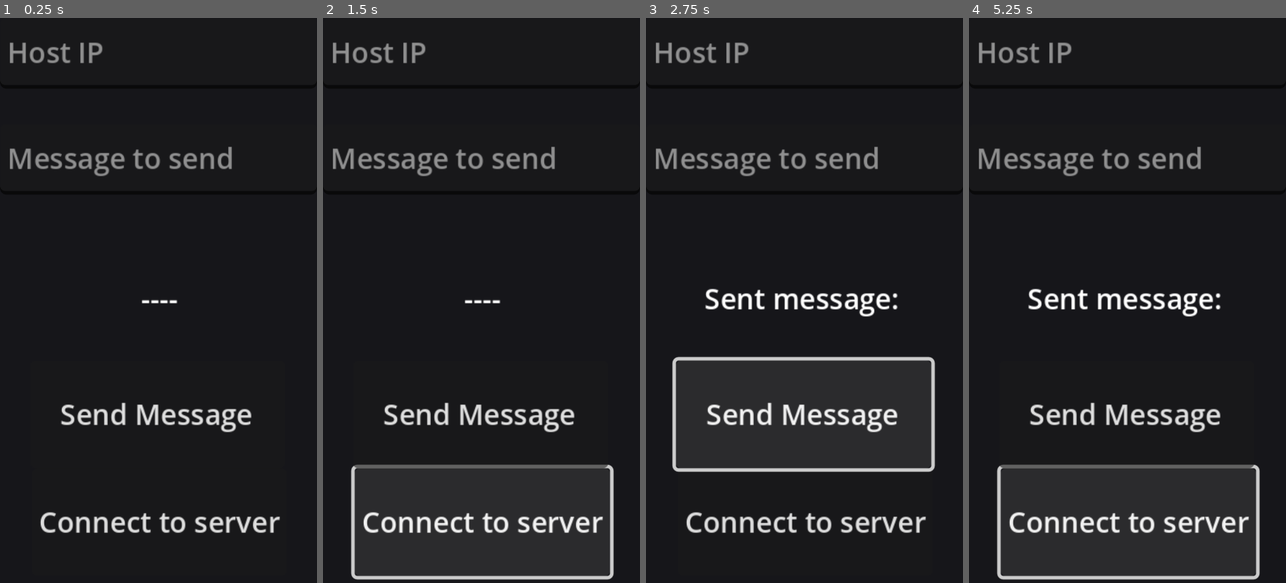
Above: before the commit, frames 1-4 (left to right).
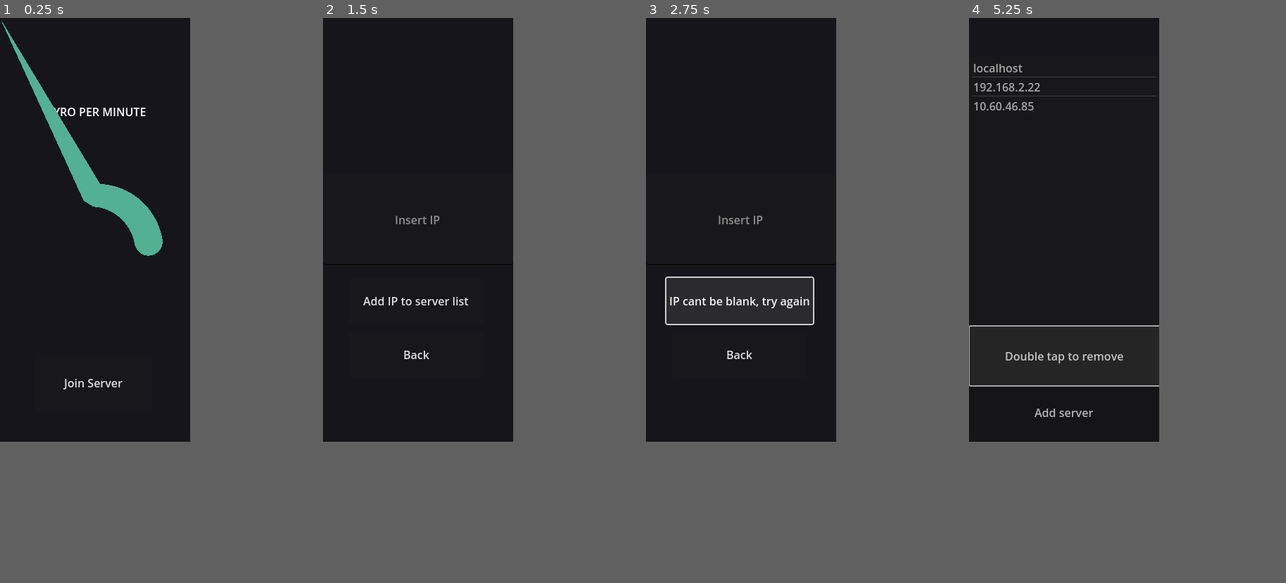
Above: after the commit, the same moments.

Repository: toomcis/GPM-AndroidClient
Game: Godot game, scene res://Scenes/MainMenu.tscn
Two runs of this game, one before a commit and one after it. Both use one fixed random seed, a clock stepped at 60 frames per second and the inputs below. Before the commit the project starts from res://control.tscn.
Inputs (mouse positions are in pixels of both pictures, inside the frame that each line leads up to):
- Up to frame 1 (0.25 s): no input
- Up to frame 2 (1.5 s): click (481, 520) at 0.5 s, where only the run before the commit has a clickable "Connect to server"; click (481, 543) at 1.25 s, where only the run after the commit has a clickable "Add server"
- Up to frame 3 (2.75 s): click (801, 396) at 2 s, where only the run after the commit has a clickable "Add IP to server list"
- Up to frame 4 (5.25 s): click (1124, 396) at 2.75 s, where only the run after the commit has a clickable "IP cant be blank, try again"; click (1127, 413) at 3.5 s, where only the run before the commit has a clickable "Send Message"; click (1124, 464) at 4.25 s, where only the run after the commit has a clickable "Back"; click (1127, 470) at 5 s, where only the run after the commit has a clickable "Remove server"
In our replay, the window is 450x800 before the commit and 270x600 after it. These sizes can differ from the game's own. Grey fills any space a smaller window leaves; there, only what the larger window draws over its background counts as a difference.

The runs differ from the first frame. In frame 1, 6.8% of the frame differs, in the area x 0-89%, y 0-92%; in frame 2, 6.5%; in frame 3, 7.6%; in frame 4, 8.3%, in the area x 0-92%, y 4-100%.

Commit message:
WARNING! Broken client, needs fixing! Cant send RPC commands but can shows peer connected!

Diff:
--- /dev/null
+++ b/Globals.gd
@@ -0,0 +1,8 @@
+extends Node
+
+var connected_IP = null
+var color = Color(1, 1, 1)
+
+func _ready():
+	color = Color(randf(), randf(), randf())
+	print("Global script initialized")
--- /dev/null
+++ b/Scenes/ControllingGUI/MainScreen.tscn
@@ -0,0 +1,31 @@
+[gd_scene load_steps=2 format=3 uid="uid://clfjxicasf5sk"]
+
+[ext_resource type="Script" uid="uid://cv2vy67bfbsh0" path="res://Scenes/ControllingGUI/main_screen.gd" id="1_kuxn5"]
+
+[node name="MainScreen" type="Control"]
+layout_mode = 3
+anchors_preset = 15
+anchor_right = 1.0
+anchor_bottom = 1.0
+grow_horizontal = 2
+grow_vertical = 2
+script = ExtResource("1_kuxn5")
+
+[node name="Label" type="Label" parent="."]
+layout_mode = 0
+offset_top = 84.0
+offset_right = 270.0
+offset_bottom = 167.0
+text = "-----"
+horizontal_alignment = 1
+vertical_alignment = 1
+
+[node name="Settings" type="Button" parent="."]
+layout_mode = 0
+offset_left = 92.0
+offset_top = 444.0
+offset_right = 170.0
+offset_bottom = 523.0
+text = "Settings"
+
+[connection signal="pressed" from="Settings" to="." method="_on_settings_pressed"]
--- /dev/null
+++ b/Scenes/ControllingGUI/Settings.tscn
@@ -0,0 +1,118 @@
+[gd_scene load_steps=7 format=3 uid="uid://jtjlhnor180p"]
+
+[ext_resource type="Script" uid="uid://bdtsb5dtr6h2x" path="res://Scenes/ControllingGUI/settings.gd" id="1_tkgct"]
+[ext_resource type="Script" uid="uid://cykehnss75gl" path="res://Scenes/ControllingGUI/trail.gd" id="2_la4sr"]
+
+[sub_resource type="SphereMesh" id="SphereMesh_tkgct"]
+
+[sub_resource type="Gradient" id="Gradient_la4sr"]
+offsets = PackedFloat32Array(0)
+colors = PackedColorArray(1, 1, 1, 1)
+
+[sub_resource type="GradientTexture1D" id="GradientTexture1D_2ppyf"]
+gradient = SubResource("Gradient_la4sr")
+
+[sub_resource type="Curve" id="Curve_la4sr"]
+_data = [Vector2(0, 0), 0.0, 0.0, 0, 0, Vector2(1, 1), 0.0, 0.0, 0, 0]
+point_count = 2
+
+[node name="Settings" type="Control"]
+layout_mode = 3
+anchors_preset = 15
+anchor_right = 1.0
+anchor_bottom = 1.0
+grow_horizontal = 2
+grow_vertical = 2
+script = ExtResource("1_tkgct")
+
+[node name="Elements" type="Control" parent="."]
+visible = false
+anchors_preset = 0
+offset_right = 40.0
+offset_bottom = 40.0
+
+[node name="ColorPicker" type="ColorPicker" parent="Elements"]
+layout_mode = 0
+offset_left = 15.0
+offset_top = 9.0
+offset_right = 313.0
+offset_bottom = 378.0
+scale = Vector2(0.8, 0.8)
+edit_alpha = false
+picker_shape = 2
+can_add_swatches = false
+sampler_visible = false
+color_modes_visible = false
+hex_visible = false
+presets_visible = false
+
+[node name="Buttons" type="Control" parent="."]
+anchors_preset = 0
+offset_left = 10.0
+offset_top = 23.0
+offset_right = 50.0
+offset_bottom = 63.0
+
+[node name="ChangeColor" type="Button" parent="Buttons"]
+layout_mode = 0
+offset_left = 63.0
+offset_top = 26.0
+offset_right = 175.0
+offset_bottom = 89.0
+text = "Change Color"
+
+[node name="Disconnect" type="Button" parent="Buttons"]
+layout_mode = 0
+offset_left = 64.0
+offset_top = 100.0
+offset_right = 176.0
+offset_bottom = 163.0
+text = "Disconnect"
+
+[node name="BackButton" type="Button" parent="."]
+layout_mode = 0
+offset_left = 76.0
+offset_top = 521.0
+offset_right = 178.0
+offset_bottom = 585.0
+text = "Back"
+
+[node name="Confirm" type="Button" parent="."]
+visible = false
+layout_mode = 0
+offset_left = 45.0
+offset_top = 32.0
+offset_right = 219.0
+offset_bottom = 123.0
+text = "Are you sure?"
+
+[node name="Yes" type="Button" parent="Confirm"]
+layout_mode = 0
+offset_left = 29.0
+offset_top = 406.0
+offset_right = 131.0
+offset_bottom = 470.0
+text = "Confirm"
+
+[node name="Player" type="Node2D" parent="."]
+position = Vector2(127, 396)
+scale = Vector2(40, 40)
+
+[node name="PlayerMesh" type="MeshInstance2D" parent="Player"]
+position = Vector2(-3.72529e-09, -1.975)
+mesh = SubResource("SphereMesh_tkgct")
+texture = SubResource("GradientTexture1D_2ppyf")
+
+[node name="Trail" type="Line2D" parent="Player/PlayerMesh"]
+top_level = true
+points = PackedVector2Array(2.38419e-07, 0.0500002)
+width = 40.0
+width_curve = SubResource("Curve_la4sr")
+script = ExtResource("2_la4sr")
+
+[connection signal="color_changed" from="Elements/ColorPicker" to="." method="_on_color_picker_color_changed"]
+[connection signal="pressed" from="Buttons/ChangeColor" to="." method="_on_change_color_pressed"]
+[connection signal="pressed" from="Buttons/Disconnect" to="." method="_on_disconnect_pressed"]
+[connection signal="pressed" from="BackButton" to="." method="_on_back_button_pressed"]
+[connection signal="pressed" from="Confirm" to="." method="_on_confirm_pressed"]
+[connection signal="pressed" from="Confirm/Yes" to="." method="_on_yes_pressed"]
--- /dev/null
+++ b/Scenes/ControllingGUI/main_screen.gd
@@ -0,0 +1,49 @@
+extends Control
+
+var PastGyro = Vector3.ZERO
+var PORT = 7183
+var multiplayer_peer = ENetMultiplayerPeer.new()
+
+
+func _ready() -> void:
+	set_process(true)
+	await get_tree().create_timer(5).timeout
+	connectToServer()
+
+func connectToServer():
+	$Label.text = "Connecting to ip: " + Globals.connected_IP
+	var err = multiplayer_peer.create_client(str(Globals.connected_IP), PORT)
+	if err != OK:
+		pass
+	else:
+		multiplayer.multiplayer_peer = multiplayer_peer
+		await get_tree().create_timer(1).timeout
+		send_print.rpc_id(1)
+		$Label.text = "Establishing connection ..."
+		sentPlayerColor.rpc_id(1, Globals.color)
+
+@rpc("any_peer")
+func send_print():
+	pass
+
+@rpc("any_peer")
+func send_gyro(Gyro):
+	pass
+
+@rpc("any_peer")
+func recieveInformation(information):
+	$Label.text = information
+
+@rpc("any_peer")
+func sentPlayerColor(color):
+	pass
+
+
+func _process(delta: float) -> void:
+	var Gyro = Input.get_gyroscope()
+	$Label.text = str(Gyro)
+	send_gyro.rpc_id(1, Gyro)
+
+
+func _on_settings_pressed() -> void:
+	get_tree().change_scene_to_file("res://Scenes/ControllingGUI/Settings.tscn")
--- /dev/null
+++ b/Scenes/ControllingGUI/settings.gd
@@ -0,0 +1,59 @@
+extends Control
+
+var rotationOfPlayer = 0
+
+
+func _ready() -> void:
+	updatePlayerColor()
+
+
+func _process(delta: float) -> void:
+	$Player.rotation = rotationOfPlayer
+	rotationOfPlayer += 0.1
+
+
+func updatePlayerColor():
+	$Player/PlayerMesh.texture.gradient.set_color(0, Globals.color)
+	$Player/PlayerMesh/Trail.default_color = Globals.color
+	sentPlayerColor.rpc_id(1, Globals.color)
+
+@rpc
+func sentPlayerColor():
+	pass
+
+func _on_color_picker_color_changed(color: Color) -> void:
+	Globals.color = color
+	print("Changed color to: " + str(Globals.color))
+	updatePlayerColor()
+
+
+func _on_back_button_pressed() -> void:
+	if $Elements.visible == true:
+		$Buttons.visible = true
+		$Elements.visible = false
+	elif $Confirm.visible == true:
+		$Confirm.visible = false
+		$Buttons.visible = true
+	else:
+		get_tree().change_scene_to_file("res://Scenes/ControllingGUI/MainScreen.tscn")
+
+
+func _on_change_color_pressed() -> void:
+	$Elements/ColorPicker.color = Globals.color
+	$Buttons.visible = false
+	$Elements.visible = true
+
+
+func _on_disconnect_pressed() -> void:
+	$Buttons.visible = false
+	$Elements.visible = false
+	$Confirm.visible = true
+
+
+func _on_yes_pressed() -> void:
+	Globals.connected_IP = null
+	get_tree().change_scene_to_file("res://Scenes/ServerSelect/ServerSelectScreen.tscn")
+
+
+func _on_confirm_pressed() -> void:
+	$Confirm.text = "Press Confirm not me!"
--- /dev/null
+++ b/Scenes/ControllingGUI/trail.gd
@@ -0,0 +1,6 @@
+extends Line2D
+
+func _process(delta: float) -> void:
+	add_point(get_parent().global_position)
+	if points.size() > 30:
+		remove_point(0)
--- /dev/null
+++ b/Scenes/MainMenu.tscn
@@ -0,0 +1,62 @@
+[gd_scene load_steps=7 format=3 uid="uid://nih58djqw0gt"]
+
+[ext_resource type="Script" uid="uid://bie1wx5yl4xbc" path="res://Scenes/main_menu.gd" id="1_tt5f1"]
+[ext_resource type="Script" uid="uid://cykehnss75gl" path="res://Scenes/ControllingGUI/trail.gd" id="2_853f1"]
+
+[sub_resource type="SphereMesh" id="SphereMesh_8saeu"]
+
+[sub_resource type="Gradient" id="Gradient_la4sr"]
+offsets = PackedFloat32Array(0)
+colors = PackedColorArray(1, 1, 1, 1)
+
+[sub_resource type="GradientTexture1D" id="GradientTexture1D_ghw46"]
+gradient = SubResource("Gradient_la4sr")
+
+[sub_resource type="Curve" id="Curve_df05h"]
+_data = [Vector2(0, 0), 0.0, 0.0, 0, 0, Vector2(1, 1), 0.0, 0.0, 0, 0]
+point_count = 2
+
+[node name="MainMenu" type="Control"]
+layout_mode = 3
+anchors_preset = 15
+anchor_right = 1.0
+anchor_bottom = 1.0
+grow_horizontal = 2
+grow_vertical = 2
+script = ExtResource("1_tt5f1")
+
+[node name="Label" type="Label" parent="."]
+layout_mode = 0
+offset_left = 1.0
+offset_top = 71.0
+offset_right = 272.0
+offset_bottom = 194.0
+text = "GYRO PER MINUTE"
+horizontal_alignment = 1
+vertical_alignment = 1
+
+[node name="Start" type="Button" parent="."]
+layout_mode = 0
+offset_left = 50.0
+offset_top = 474.0
+offset_right = 216.0
+offset_bottom = 559.0
+text = "Join Server"
+
+[node name="Player" type="Node2D" parent="."]
+position = Vector2(133, 330)
+scale = Vector2(40, 40)
+
+[node name="PlayerMesh" type="MeshInstance2D" parent="Player"]
+position = Vector2(-3.72529e-09, -1.975)
+mesh = SubResource("SphereMesh_8saeu")
+texture = SubResource("GradientTexture1D_ghw46")
+
+[node name="Trail" type="Line2D" parent="Player/PlayerMesh"]
+top_level = true
+points = PackedVector2Array(2.38419e-07, 0.0500002)
+width = 40.0
+width_curve = SubResource("Curve_df05h")
+script = ExtResource("2_853f1")
+
+[connection signal="pressed" from="Start" to="." method="_on_start_pressed"]
--- /dev/null
+++ b/Scenes/ServerSelect/ServerAdd.tscn
@@ -0,0 +1,58 @@
+[gd_scene load_steps=2 format=3 uid="uid://d4gssb2ep7hhg"]
+
+[ext_resource type="Script" uid="uid://cmrpt0mxwofda" path="res://Scenes/ServerSelect/server_add.gd" id="1_0efnc"]
+
+[node name="ServerAdd" type="Control"]
+layout_mode = 3
+anchors_preset = 15
+anchor_right = 1.0
+anchor_bottom = 1.0
+grow_horizontal = 2
+grow_vertical = 2
+script = ExtResource("1_0efnc")
+
+[node name="IPText" type="LineEdit" parent="."]
+layout_mode = 1
+anchors_preset = 14
+anchor_top = 0.5
+anchor_right = 1.0
+anchor_bottom = 0.5
+offset_top = -79.0
+offset_bottom = 50.0
+grow_horizontal = 2
+grow_vertical = 2
+placeholder_text = "Insert IP"
+alignment = 1
+
+[node name="AddButton" type="Button" parent="."]
+layout_mode = 1
+anchors_preset = 8
+anchor_left = 0.5
+anchor_top = 0.5
+anchor_right = 0.5
+anchor_bottom = 0.5
+offset_left = -98.0
+offset_top = 68.0
+offset_right = 93.0
+offset_bottom = 133.0
+grow_horizontal = 2
+grow_vertical = 2
+text = "Add IP to server list"
+
+[node name="Back" type="Button" parent="."]
+layout_mode = 1
+anchors_preset = 8
+anchor_left = 0.5
+anchor_top = 0.5
+anchor_right = 0.5
+anchor_bottom = 0.5
+offset_left = -98.0
+offset_top = 144.0
+offset_right = 93.0
+offset_bottom = 209.0
+grow_horizontal = 2
+grow_vertical = 2
+text = "Back"
+
+[connection signal="pressed" from="AddButton" to="." method="_on_add_button_pressed"]
+[connection signal="pressed" from="Back" to="." method="_on_back_pressed"]
--- /dev/null
+++ b/Scenes/ServerSelect/ServerSelect.gd
@@ -0,0 +1,77 @@
+extends Control
+
+var PastGyro = Vector3.ZERO
+var PORT = 7183
+var multiplayer_peer = ENetMultiplayerPeer.new()
+var storedIPs = []
+var Removing = false
+
+@onready var ServerList = $ServerList
+
+func _ready():
+	load_ips(true)
+	set_process(true)
+
+func load_ips(first_started):
+	var file = FileAccess.open("res://ips.txt", FileAccess.READ)
+	storedIPs = []
+	storedIPs = file.get_as_text().split("\n")
+	storedIPs.resize(storedIPs.size() - 1)
+	file.close()
+
+	if first_started:
+		ServerList.remove_item(0)
+	else:
+		ServerList.clear()
+
+	for ip in storedIPs:
+		ServerList.add_item(ip)
+		print("Loaded ips: " + ip)
+	print("Loaded ips")
+
+
+@rpc("any_peer")
+func send_print():
+	pass
+
+@rpc("any_peer")
+func send_gyro(Gyro):
+	pass
+
+
+func _process(delta: float) -> void:
+	var Gyro = Input.get_gyroscope()
+	send_gyro.rpc_id(1, Gyro)
+
+
+
+func _on_serveradd_button_pressed() -> void:
+	get_tree().change_scene_to_file("res://Scenes/ServerSelect/ServerAdd.tscn")
+
+func _on_server_list_item_activated(index: int) -> void:
+	if not Removing:
+		var SelectedIP = $ServerList.get_item_text(index)
+		Globals.connected_IP = SelectedIP
+		print("Connecting to " + Globals.connected_IP)
+		get_tree().change_scene_to_file("res://Scenes/ControllingGUI/MainScreen.tscn")
+	else:
+		var file = FileAccess.open("res://ips.txt", FileAccess.WRITE)
+		if file:
+			for ip in storedIPs:
+				if ip == storedIPs[index]:
+					print("Removed ip")
+				else:
+					file.store_line(ip)
+			file.close()
+			load_ips(false)
+			Removing = false
+			$RemoveButton.text = "Remove server"
+
+
+func _on_remove_button_pressed() -> void:
+	if Removing:
+		Removing = false
+		$RemoveButton.text = "Remove server"
+	else:
+		Removing = true
+		$RemoveButton.text = "Double tap to remove"
--- /dev/null
+++ b/Scenes/ServerSelect/ServerSelectScreen.tscn
@@ -0,0 +1,57 @@
+[gd_scene load_steps=2 format=3 uid="uid://dkfs0mdtf11y3"]
+
+[ext_resource type="Script" uid="uid://dbk8iofp1horn" path="res://Scenes/ServerSelect/ServerSelect.gd" id="1_4sxy3"]
+
+[node name="MainScene" type="Control"]
+layout_mode = 3
+anchors_preset = 15
+anchor_right = 1.0
+anchor_bottom = 1.0
+grow_horizontal = 2
+grow_vertical = 2
+script = ExtResource("1_4sxy3")
+
+[node name="ServerList" type="ItemList" parent="."]
+layout_mode = 1
+anchors_preset = 15
+anchor_right = 1.0
+anchor_bottom = 1.0
+offset_top = 53.0
+offset_bottom = -164.0
+grow_horizontal = 2
+grow_vertical = 2
+item_count = 1
+item_0/text = "ERROR LOADING IP FROM FILE"
+
+[node name="AddButton" type="Button" parent="."]
+modulate = Color(0.808998, 0.808998, 0.808998, 1)
+top_level = true
+layout_mode = 1
+anchors_preset = 12
+anchor_top = 1.0
+anchor_right = 1.0
+anchor_bottom = 1.0
+offset_top = -83.0
+grow_horizontal = 2
+grow_vertical = 0
+text = "Add server"
+
+[node name="RemoveButton" type="Button" parent="."]
+modulate = Color(0.808998, 0.808998, 0.808998, 1)
+top_level = true
+layout_mode = 1
+anchors_preset = 12
+anchor_top = 1.0
+anchor_right = 1.0
+anchor_bottom = 1.0
+offset_left = 1.0
+offset_top = -163.0
+offset_right = 1.0
+offset_bottom = -80.0
+grow_horizontal = 2
+grow_vertical = 0
+text = "Remove server"
+
+[connection signal="item_activated" from="ServerList" to="." method="_on_server_list_item_activated"]
+[connection signal="pressed" from="AddButton" to="." method="_on_serveradd_button_pressed"]
+[connection signal="pressed" from="RemoveButton" to="." method="_on_remove_button_pressed"]
--- /dev/null
+++ b/Scenes/ServerSelect/server_add.gd
@@ -0,0 +1,38 @@
+extends Control
+
+var save_path = "res://ips.txt"
+@onready var addIPField = $IPText
+@onready var storedIPs = []
+
+func _ready() -> void:
+	load_array()
+
+func save_array(addedIP):
+	var file = FileAccess.open(save_path, FileAccess.WRITE)
+	if file:
+		for ip in storedIPs:
+			file.store_line(ip)
+		file.store_line(addedIP)
+		file.close()
+		load_array()
+
+func load_array():
+	var file = FileAccess.open(save_path, FileAccess.READ)
+	if file:
+		storedIPs = file.get_as_text().split("\n")
+		storedIPs.resize(storedIPs.size() - 1)
+		file.close()
+
+
+func _on_add_button_pressed() -> void:
+	if storedIPs.find(addIPField.text) != -1:
+		$AddButton.text = "IP Already added, try again"
+	elif addIPField.text == "":
+		$AddButton.text = "IP cant be blank, try again"
+	else:
+		save_array(addIPField.text)
+		get_tree().change_scene_to_file("res://Scenes/ServerSelect/ServerSelectScreen.tscn")
+
+
+func _on_back_pressed() -> void:
+	get_tree().change_scene_to_file("res://Scenes/ServerSelect/ServerSelectScreen.tscn")
--- /dev/null
+++ b/Scenes/main_menu.gd
@@ -0,0 +1,18 @@
+extends Control
+
+var rotationOfPlayer = 0
+
+
+func _on_start_pressed() -> void:
+	get_tree().change_scene_to_file("res://Scenes/ServerSelect/ServerSelectScreen.tscn")
+
+func _ready() -> void:
+	updatePlayerColor()
+
+func _process(delta: float) -> void:
+	$Player.rotation = rotationOfPlayer
+	rotationOfPlayer += 0.1
+
+func updatePlayerColor():
+	$Player/PlayerMesh.texture.gradient.set_color(0, Globals.color)
+	$Player/PlayerMesh/Trail.default_color = Globals.color
--- a/control.gd
+++ /dev/null
@@ -1,47 +0,0 @@
-extends Control
-
-@onready var TextLabel = $RichTextLabel
-@onready var TextInput = $LineEdit
-@onready var ConnectButton = $Button
-@onready var MessageString = $StringSend
-@onready var GyroCoolDown = $Timer
-
-var PastGyro = Vector3.ZERO
-var PORT = 7183
-var multiplayer_peer = ENetMultiplayerPeer.new()
-
-
-func _ready():
-	set_process(true)
-
-func _on_button_pressed() -> void:
-	var err = multiplayer_peer.create_client(str(TextInput.text), PORT)
-	if err != OK:
-		print("❌ Failed to connect to WebSocket server | URL = " + str(TextInput.text))
-	else:
-		print("🔌 Connecting...")
-		multiplayer.multiplayer_peer = multiplayer_peer
-		await get_tree().create_timer(1).timeout
-		send_print.rpc_id(1)
-		send_string.rpc_id(1, "Recieved connection")
-		TextLabel.text = "Connected secesfully to " + TextInput.text
-
-@rpc("any_peer")
-func send_print():
-	pass
-
-@rpc("any_peer")
-func send_string():
-	pass
-
-@rpc("any_peer")
-func send_gyro(Gyro):
-	pass
-
-func _on_send_pressed() -> void:
-	send_string.rpc_id(1, MessageString.text)
-	TextLabel.text = "Sent message: " + MessageString.text
-
-func _process(delta: float) -> void:
-	var Gyro = Input.get_gyroscope()
-	send_gyro.rpc_id(1, Gyro)
--- a/control.tscn
+++ /dev/null
@@ -1,60 +0,0 @@
-[gd_scene load_steps=2 format=3 uid="uid://dkfs0mdtf11y3"]
-
-[ext_resource type="Script" uid="uid://dbk8iofp1horn" path="res://control.gd" id="1_0fbet"]
-
-[node name="Control" type="Control"]
-layout_mode = 3
-anchors_preset = 15
-anchor_right = 1.0
-anchor_bottom = 1.0
-grow_horizontal = 2
-grow_vertical = 2
-script = ExtResource("1_0fbet")
-
-[node name="RichTextLabel" type="RichTextLabel" parent="."]
-layout_mode = 0
-offset_left = 1.0
-offset_top = -1.0
-offset_right = 181.0
-offset_bottom = 319.0
-text = "----"
-fit_content = true
-horizontal_alignment = 1
-vertical_alignment = 1
-
-[node name="LineEdit" type="LineEdit" parent="."]
-layout_mode = 0
-offset_right = 180.0
-offset_bottom = 40.0
-placeholder_text = "Host IP"
-
-[node name="StringSend" type="LineEdit" parent="."]
-layout_mode = 0
-offset_top = 60.0
-offset_right = 180.0
-offset_bottom = 100.0
-placeholder_text = "Message to send"
-
-[node name="Button" type="Button" parent="."]
-layout_mode = 0
-offset_left = 18.0
-offset_top = 255.0
-offset_right = 163.0
-offset_bottom = 316.0
-text = "Connect to server"
-
-[node name="Send" type="Button" parent="."]
-layout_mode = 0
-offset_left = 17.0
-offset_top = 194.0
-offset_right = 162.0
-offset_bottom = 255.0
-text = "Send Message"
-
-[node name="Timer" type="Timer" parent="."]
-wait_time = 0.001
-autostart = true
-
-[connection signal="pressed" from="Button" to="." method="_on_button_pressed"]
-[connection signal="pressed" from="Send" to="." method="_on_send_pressed"]
-[connection signal="timeout" from="Timer" to="." method="_on_timer_timeout"]
--- a/icon.svg
+++ /dev/null
@@ -1 +0,0 @@
-<svg xmlns="http://www.w3.org/2000/svg" width="128" height="128"><rect width="124" height="124" x="2" y="2" fill="#363d52" stroke="#212532" stroke-width="4" rx="14"/><g fill="#fff" transform="translate(12.322 12.322)scale(.101)"><path d="M105 673v33q407 354 814 0v-33z"/><path fill="#478cbf" d="m105 673 152 14q12 1 15 14l4 67 132 10 8-61q2-11 15-15h162q13 4 15 15l8 61 132-10 4-67q3-13 15-14l152-14V427q30-39 56-81-35-59-83-108-43 20-82 47-40-37-88-64 7-51 8-102-59-28-123-42-26 43-46 89-49-7-98 0-20-46-46-89-64 14-123 42 1 51 8 102-48 27-88 64-39-27-82-47-48 49-83 108 26 42 56 81zm0 33v39c0 276 813 276 814 0v-39l-134 12-5 69q-2 10-14 13l-162 11q-12 0-16-11l-10-65H446l-10 65q-4 11-16 11l-162-11q-12-3-14-13l-5-69z"/><path d="M483 600c0 34 58 34 58 0v-86c0-34-58-34-58 0z"/><circle cx="725" cy="526" r="90"/><circle cx="299" cy="526" r="90"/></g><g fill="#414042" transform="translate(12.322 12.322)scale(.101)"><circle cx="307" cy="532" r="60"/><circle cx="717" cy="532" r="60"/></g></svg>
--- a/project.godot
+++ b/project.godot
@@ -11,19 +11,27 @@
 [application]
 
 config/name="GPM Android Client"
-run/main_scene="uid://dkfs0mdtf11y3"
+run/main_scene="uid://nih58djqw0gt"
 config/features=PackedStringArray("4.4", "Mobile")
 boot_splash/bg_color=Color(0.0862745, 0.0862745, 0.101961, 1)
 config/icon="res://icon.svg"
 
+[autoload]
+
+Globals="*res://Globals.gd"
+
 [display]
 
-window/size/viewport_width=180
-window/size/viewport_height=320
+window/size/viewport_width=270
+window/size/viewport_height=600
 window/size/resizable=false
 window/stretch/mode="canvas_items"
 window/stretch/aspect="expand"
 window/handheld/orientation=1
+
+[editor]
+
+version_control/autoload_on_startup=true
 
 [input_devices]
 
Not shown, added: Globals.gd.uid
Not shown, added: Scenes/ControllingGUI/main_screen.gd.uid
Not shown, added: Scenes/ControllingGUI/settings.gd.uid
Not shown, added: Scenes/ControllingGUI/trail.gd.uid
Renamed: control.gd.uid -> Scenes/ServerSelect/ServerSelect.gd.uid
Not shown, added: Scenes/ServerSelect/server_add.gd.uid
Not shown, added: Scenes/main_menu.gd.uid
Not shown, changed: export_presets.cfg
Not shown, removed: icon.svg.import
Not shown, added: ips.txt
Not shown, added: APKs/GPMv2.apk
Not shown, added: APKs/GPMv2.apk.idsig
(and 8 more such lines)
